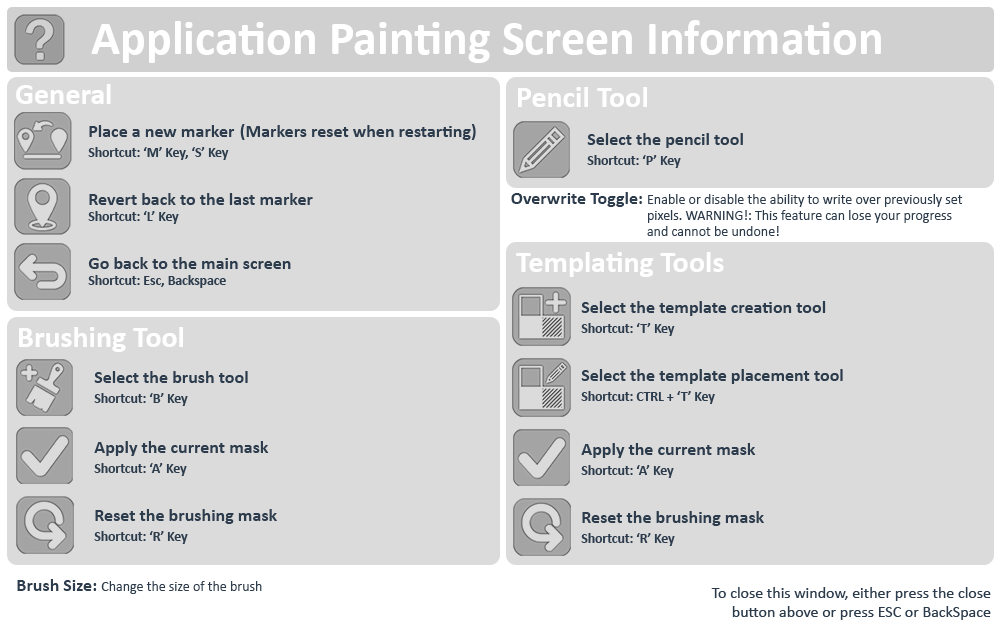
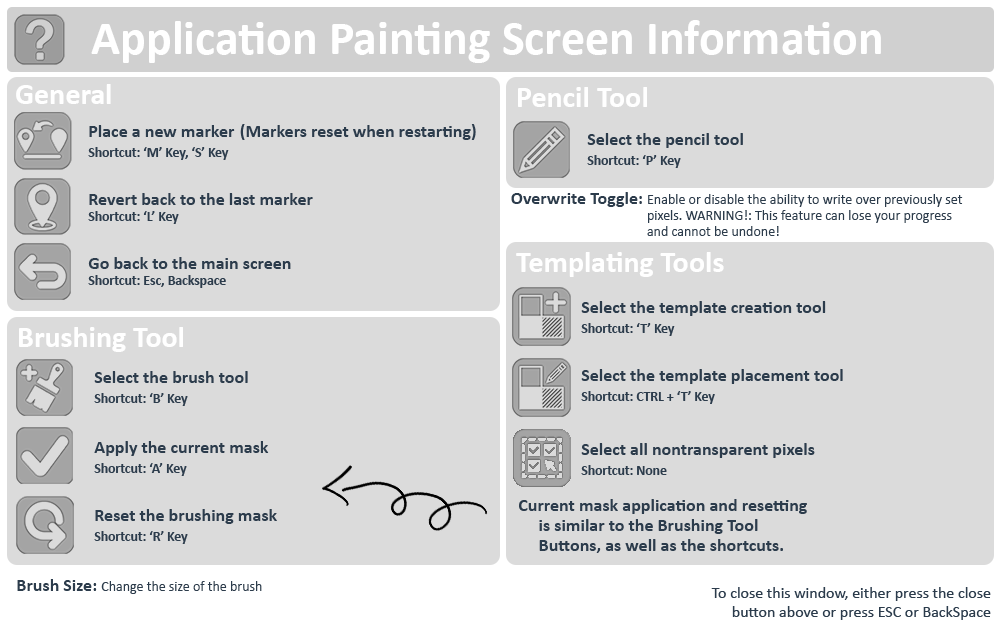
Layer changes from the first 1000x630 image to the second:
added layer "45897c2e7eb148bacd198eed9e94aff2" in group "Painting" over [322, 465, 488, 531]
renamed "Reset the brushing mask Shortcut: ‘R’ Key" to "Current mask application and resetting is similar to the B", moved it above "Select all nontransparent pixels Shortcut: None", painted on it over [519, 499, 807, 553]
removed layer "Restart" (1st of 2, in "Painting") from group "Painting" over [513, 498, 571, 556]
renamed "Apply the current mask Shortcut: ‘A’ Key" to "Select all nontransparent pixels Shortcut: None", painted on it over [581, 443, 815, 478]
renamed "Apply" to "SelectAll", moved it above "Apply", painted on it over [513, 429, 571, 487]
